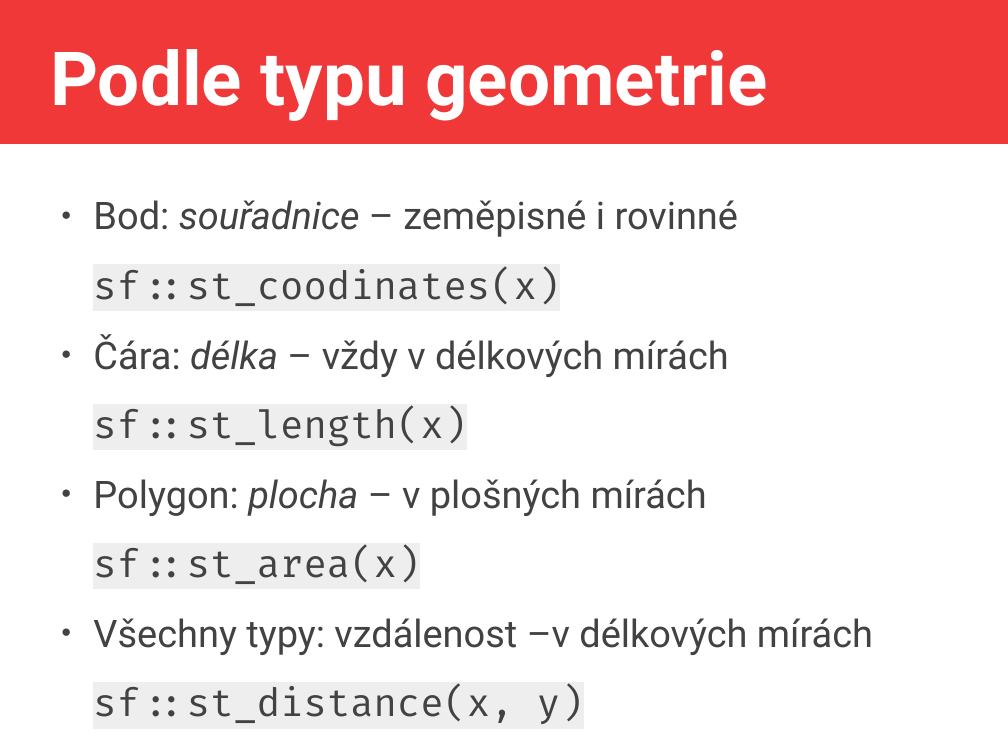
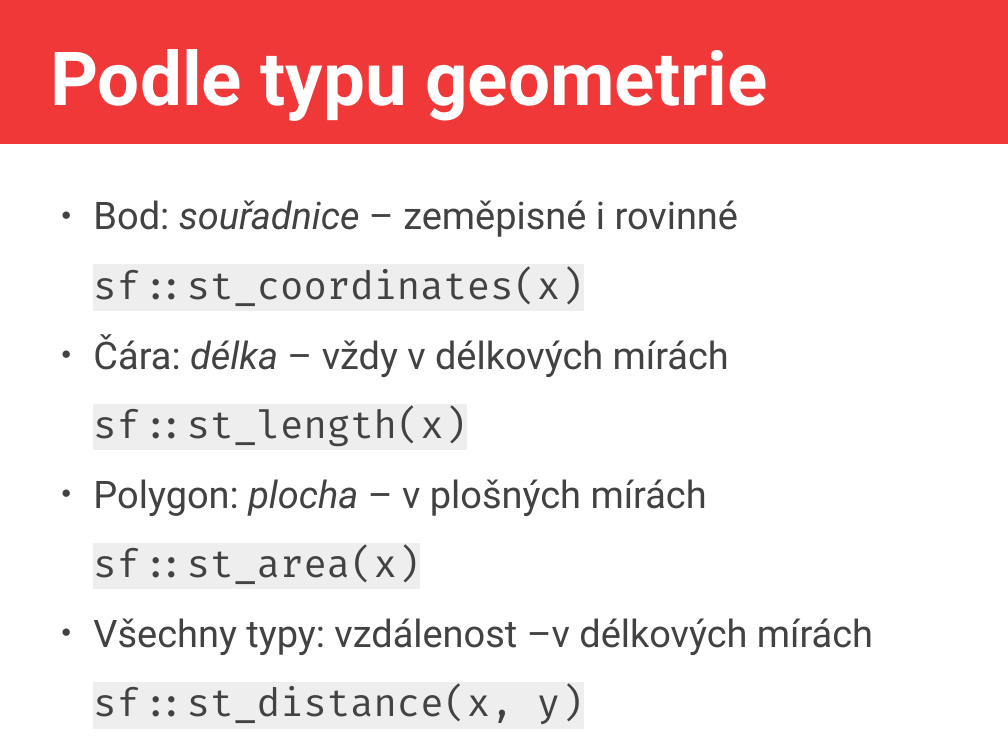
Before and after one commit to jlacko/4EK418, a slide deck: slide 4 of prez/4 - operace mezi objekty.odp. Drawn at 1008x756 pixels with LibreOffice and Linux fonts; fonts in the diff are those of the drawing. Boxes give left, top, right and bottom in pixels: in the first picture for what was removed or moved away, otherwise in the second. Text is boxed around its words. In the diff, an @@ line names an element or a change of style, - is before the commit and + after.

```diff
--- a/prez/4 - operace mezi objekty.odp
+++ b/prez/4 - operace mezi objekty.odp
@@ text at [93, 268, 583, 306]: text changed @@
-sf::st_coodinates(x)
+sf::st_coordinates(x)
```
Also in this commit, not shown: 2 other slides changed, 1 other file.
